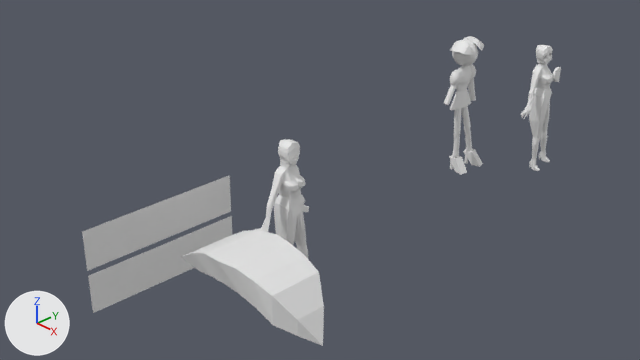
Two versions of the Blender file Utena.blend, one commit apart.
Camera for both pictures: the file's camera 'Camera'. Arrows for +X, +Y and +Z are at lower left; the lights stay in place.
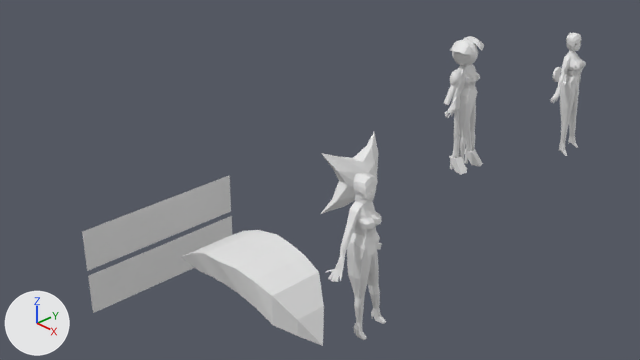
Location of each change, [x1, y1, x2, y2] in pixels of the pictures (640 x 360 px):
```json
{"object": "Cube.005", "change": "moved", "before": [255, 139, 309, 260], "after": [325, 173, 386, 340]}
{"object": "utena", "change": "moved", "before": [521, 45, 554, 171], "after": [445, 65, 480, 170]}
{"object": "Cube.006", "change": "added", "after": [321, 132, 379, 214]}
{"object": "utena.002", "change": "added", "after": [550, 33, 584, 156]}
{"object": "Cube.008", "change": "added", "after": [564, 67, 583, 85]}
```

Edits to the scene script, one JSON object a line:
```json
{"op": "add", "block": "me_cube_014", "code": ["me_cube_014 = bpy.data.meshes.new('Cube.014')", "me_cube_014.from_pydata(...)  # 50 vertices, 48 faces; spans x 0.71..1.09, y -1.0..1.0, z -1.0..1.0"]}
{"op": "add", "block": "me_cube_012", "code": ["me_cube_012 = bpy.data.meshes.new('Cube.012')", "me_cube_012.from_pydata(...)  # 135 vertices, 125 faces; spans x -1.52..12.97, y -1.02..0.0, z -1.66..1.86"]}
{"op": "add", "block": "me_cube_010", "code": ["me_cube_010 = bpy.data.meshes.new('Cube.010')", "me_cube_010.from_pydata(...)  # 806 vertices, 779 faces; spans x -1.07..1.46, y -2.58..3.23, z -4.71..2.03"]}
{"op": "set", "path": "ob_utena.location", "old": "(0.54, 4.09, 0.34)", "new": "(-0.24, 3.29, 0.34)"}
{"op": "set", "path": "ob_cube_005.location", "old": "(0.54, -0.96, 0.32)", "new": "(1.74, -0.96, 0.32)"}
{"op": "add", "block": "ob_cube_006", "code": ["ob_cube_006 = bpy.data.objects.new('Cube.006', me_cube_014)", "ob_cube_006.location = (-0.11, -0.11, 0.29)", "ob_cube_006.scale = (1.0, 0.445, 0.397)"]}
{"op": "add", "block": "ob_cube_008", "code": ["ob_cube_008 = bpy.data.objects.new('Cube.008', me_cube_012)", "ob_cube_008.location = (0.42, 4.88, 0.29)", "ob_cube_008.rotation_euler = (0.0, 0.0, -6.162)  # degrees (0, 0, -353)", "ob_cube_008.scale = (0.0186, 0.152, 0.0882)", "_m = ob_cube_008.modifiers.new('Mirror', 'MIRROR')", "_m.use_axis = (False, True, False)", "_m.use_clip = True"]}
{"op": "add", "block": "ob_utena_002", "code": ["ob_utena_002 = bpy.data.objects.new('utena.002', me_cube_010)", "ob_utena_002.location = (0.54, 4.89, 0.34)", "ob_utena_002.rotation_euler = (0.00379, 0.0312, -28.12)  # degrees (0.2, 1.8, 189)", "ob_utena_002.scale = (0.121, 0.163, 0.296)"]}
```
